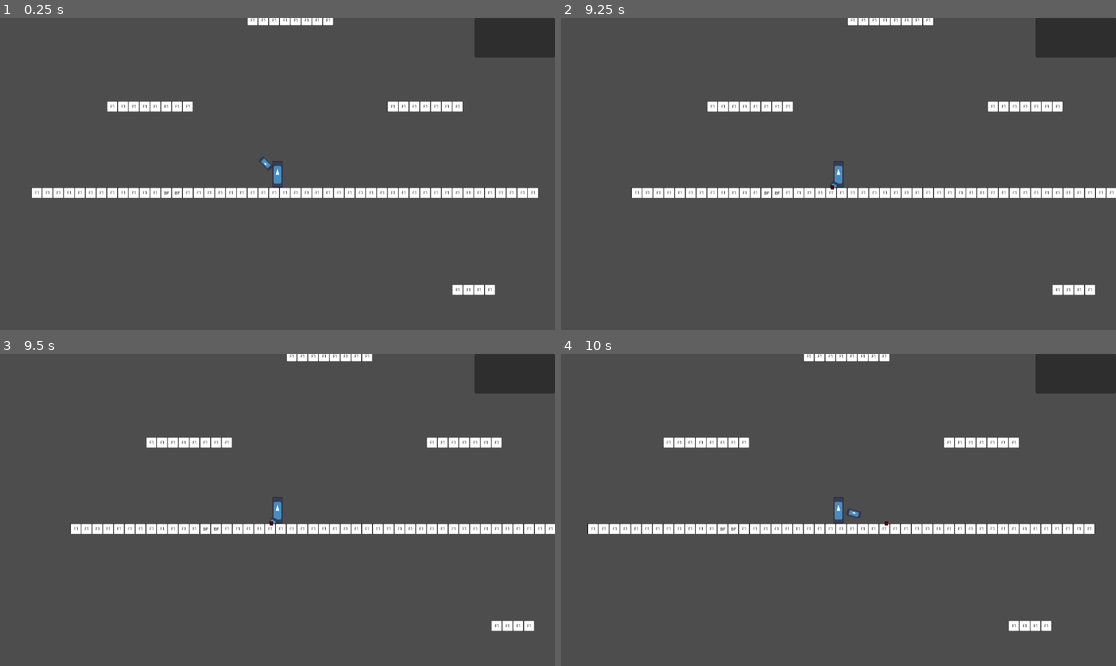
Above: before the commit, frames 1-4 (two rows, left to right).
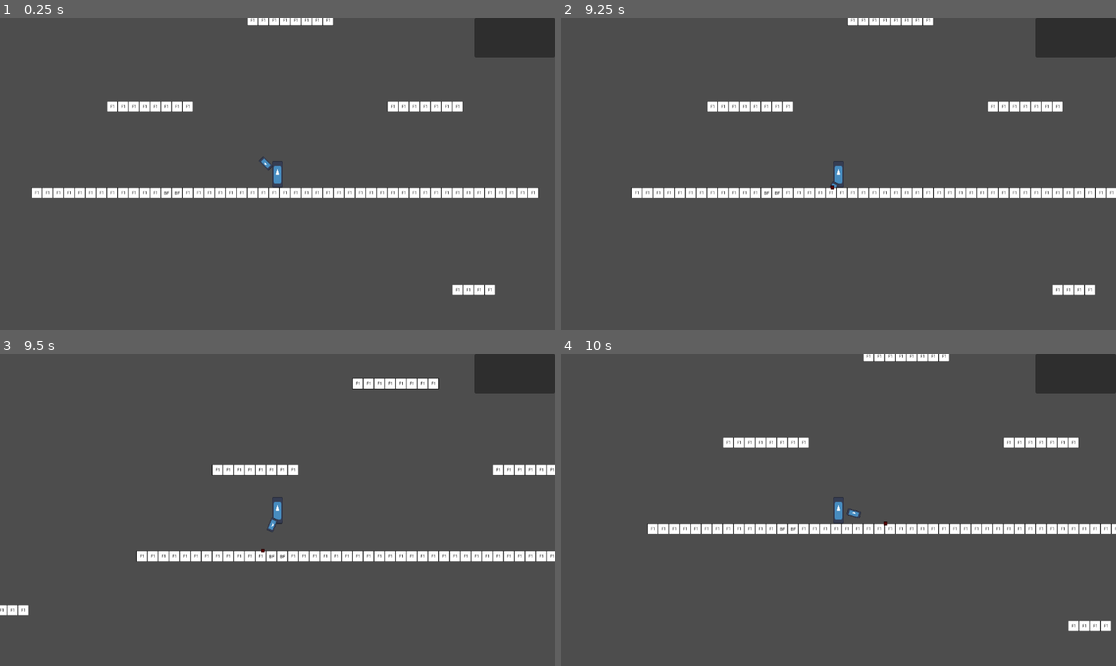
Above: after the commit, the same moments.

Repository: Juanxpeke/GD-Pirate
Game: Godot game, scene res://Core/Map/Scenes/BasicSuite.tscn
Two runs of this game, one before a commit and one after it. Both use one fixed random seed, a clock stepped at 60 frames per second and the inputs below. The engine's default icon, where the game draws it, is replaced by a stand-in: a white triangle on a blue panel in a dark square.
Inputs (mouse positions are in pixels of both pictures, inside the frame that each line leads up to):
- Up to frame 1 (0.25 s): no input
- Up to frame 2 (9.25 s): tap Enter at 0.5, 2.75, 4.25 s; move the mouse to (960, 158) at 0.52 s; press the mouse at (960, 158) at 0.53 s; tap Space at 1.25, 3.5, 5 s; move the mouse to (727, 189) at 1.27 s; release the mouse at (727, 189) at 1.28 s; click (727, 189) at 1.35 s; move the mouse to (894, 105) at 2.02 s; press the mouse at (894, 105) at 2.03 s; move the mouse to (810, 236) at 2.77 s; release the mouse at (810, 236) at 2.78 s; click (810, 236) at 2.85 s; move the mouse to (1005, 220) at 3.52 s; press the mouse at (1005, 220) at 3.53 s; move the mouse to (672, 127) at 4.27 s; release the mouse at (672, 127) at 4.28 s; click (672, 127) at 4.35 s; move the mouse to (866, 174) at 5.02 s; press the mouse at (866, 174) at 5.03 s; move the mouse to (755, 96) at 5.77 s; release the mouse at (755, 96) at 5.78 s; click (755, 96) at 5.85 s; move the mouse to (960, 158) at 6.52 s; press the mouse at (960, 158) at 6.53 s; move the mouse to (727, 189) at 7.27 s; release the mouse at (727, 189) at 7.28 s; click (727, 189) at 7.35 s; move the mouse to (894, 105) at 8.02 s; press the mouse at (894, 105) at 8.03 s; move the mouse to (810, 236) at 8.77 s; release the mouse at (810, 236) at 8.78 s; click (810, 236) at 8.85 s
- Up to frame 3 (9.5 s): no input
- Up to frame 4 (10 s): move the mouse to (1005, 556) at 9.52 s; press the mouse at (1005, 556) at 9.53 s

Frames 1-2 are identical in both runs. In frame 3, 8.4% of the frame differs, in the area x 0-100%, y 0-89%; in frame 4, 4.0%.

Commit message:
Added basic lag teleporter

Diff:
--- a/Core/Entities/DumbFriend.gd
+++ b/Core/Entities/DumbFriend.gd
@@ -6,12 +6,19 @@
 #endregion Signals
 
 #region Enums
+## TODO
 enum CharacterKey {
+	## TODO
 	NONE,
+	## TODO
 	GO_LEFT,
+	## TODO
 	GO_RIGHT,
+	## TODO
 	JUMP,
+	## TODO
 	STOMP,
+	## TODO
 	CHANGE_WEAPON
 }
 #endregion Enums
@@ -61,7 +68,7 @@
 	},
 	CharacterKey.STOMP : {
 		"name": "S",
-		"weight": 0.0,
+		"weight": 0.2,
 		"min_time": MIN_RANDOM_KEY_TIME,
 		"max_time": MAX_RANDOM_KEY_TIME,
 	}
--- a/Core/Entities/DumbFriend.tscn
+++ b/Core/Entities/DumbFriend.tscn
@@ -1,8 +1,9 @@
-[gd_scene load_steps=6 format=3 uid="uid://t22dmgoo0oxx"]
+[gd_scene load_steps=7 format=3 uid="uid://t22dmgoo0oxx"]
 
 [ext_resource type="Script" path="res://Core/Entities/DumbFriend.gd" id="1_sur7k"]
 [ext_resource type="Texture2D" uid="uid://ctd8u1stx423v" path="res://icon.svg" id="2_820ae"]
 [ext_resource type="PackedScene" uid="uid://c4c2k5w488n1d" path="res://Core/Entities/GrapplingHook.tscn" id="3_jfa0e"]
+[ext_resource type="PackedScene" uid="uid://d3emuubeiw05k" path="res://Core/Entities/LagTeleporter.tscn" id="4_mquyu"]
 
 [sub_resource type="CapsuleShape2D" id="CapsuleShape2D_dnf3o"]
 radius = 16.0
@@ -32,6 +33,11 @@
 character = NodePath("../..")
 pivot = NodePath("..")
 camera = NodePath("../../Camera")
+
+[node name="LagTeleporter" parent="." node_paths=PackedStringArray("character", "character_collision_shape") instance=ExtResource("4_mquyu")]
+enabled = true
+character = NodePath("..")
+character_collision_shape = NodePath("../CollisionShape")
 
 [node name="StompArea" type="Area2D" parent="."]
 unique_name_in_owner = true
--- a/Core/Entities/GrapplingHook.gd
+++ b/Core/Entities/GrapplingHook.gd
@@ -73,7 +73,7 @@
 
 	_default_camera_zoom = camera.zoom
 
-func _physics_process(delta: float) -> void:
+func _physics_process(delta : float) -> void:
 	if holding:
 		_holding_time += delta
 		if _holding_time > MAX_HOLD_TIME:
@@ -129,7 +129,7 @@
 			camera.zoom = lerp(camera.zoom, _default_camera_zoom, zoom_weight)
 
 
-func _input(event: InputEvent) -> void:
+func _input(event : InputEvent) -> void:
 	if event.is_action_pressed("left_click") and _ray_cast.is_colliding() and not holding:
 		var collision_point := _ray_cast.get_collision_point()
 
--- /dev/null
+++ b/Core/Entities/LagTeleporter.gd
@@ -0,0 +1,136 @@
+class_name LagTeleporter
+extends Node2D
+## Docstring
+
+#region Signals
+#endregion Signals
+
+#region Enums
+#endregion Enums
+
+#region Constants
+#endregion Constants
+
+#region Exports Variables
+## TODO
+@export var enabled : bool = false
+## TODO
+@export var character : CharacterBody2D = null
+## TODO
+@export var character_collision_shape : CollisionShape2D = null
+
+@export_group("Recording")
+## TODO
+@export var record_delta_time : float = 0.25
+## TODO
+@export var record_frames_size : int = 16
+## TODO
+@export var disable_record_on_lag_animation : bool = true
+
+@export_group("Lag Animation")
+## TODO
+@export var min_lag_animation_cooldown : float = 1.0
+## TODO
+@export var max_lag_animation_cooldown : float = 6.0
+## TODO
+@export var min_lag_animation_duration : float = 0.0
+## TODO
+@export var max_lag_animation_duration : float = 0.0
+## TODO
+@export var min_teleport_cooldown : float = 0.0
+## TODO
+@export var max_teleport_cooldown : float = 0.0
+#endregion Exports Variables
+
+#region Public Variables
+#endregion Public Variables
+
+#region Private Variables
+var _rng : RandomNumberGenerator = RandomNumberGenerator.new()
+var _lag_animation_duration : float = 0.0
+var _record_buffer : Array[CharacterRecordData] = []
+var _record_enabled : bool = true
+#endregion Private Variables
+
+#region On Ready Variables
+@onready var _record_timer : Timer = %RecordTimer
+@onready var _lag_animation_timer : Timer = %LagAnimationTimer
+@onready var _teleport_timer : Timer = %TeleportTimer
+#endregion On Ready Variables
+
+#region Built-in Virtual Methods
+func _ready() -> void:
+	assert(character)
+	assert(character_collision_shape)
+	assert(record_delta_time < min_lag_animation_cooldown)
+	assert(min_lag_animation_cooldown <= max_lag_animation_cooldown)
+	assert(min_lag_animation_duration <= max_lag_animation_duration)
+	assert(min_teleport_cooldown <= max_teleport_cooldown)
+
+	assert(_teleport_timer.one_shot)
+	assert(not _teleport_timer.autostart)
+
+	assert(not _record_timer.one_shot)
+	# NOTE: Assert _record_timer.autostart manually
+	_record_timer.timeout.connect(_on_record_timer_timeout)
+	_lag_animation_timer.timeout.connect(_on_lag_animation_timer_timeout)
+	_teleport_timer.timeout.connect(_on_teleport_timer_timeout)
+
+	_record_timer.wait_time = record_delta_time
+	_lag_animation_timer.start(_rng.randf_range(min_lag_animation_cooldown, max_lag_animation_cooldown))
+#endregion Built-in Virtual Methods
+
+#region Public Methods
+#endregion Public Methods
+
+#region Private Methods
+#region Callbacks
+func _on_lag_animation_timer_timeout() -> void:
+	assert(not _record_buffer.is_empty())
+
+	if enabled:
+		if disable_record_on_lag_animation:
+			_record_enabled = false
+
+		_lag_animation_duration = _rng.randf_range(min_lag_animation_duration, max_lag_animation_duration)
+
+		_teleport()
+
+func _on_teleport_timer_timeout() -> void:
+	_teleport()
+
+func _on_record_timer_timeout() -> void:
+	if _record_enabled:
+		var character_record_data : CharacterRecordData = CharacterRecordData.new()
+		character_record_data.position = character.global_position
+		character_record_data.velocity = character.velocity
+		_record_buffer.push_front(character_record_data)
+
+		if _record_buffer.size() > record_frames_size:
+			_record_buffer.pop_back()
+#endregion Callbacks
+
+func _teleport() -> void:
+	var random_record_index := _rng.randi_range(0, _record_buffer.size() - 1)
+	character.global_position = _record_buffer[random_record_index].position
+	character.velocity = _record_buffer[random_record_index].velocity
+
+	var time_until_next_teleport := _rng.randf_range(min_teleport_cooldown, max_teleport_cooldown)
+
+	_lag_animation_duration = max(_lag_animation_duration - time_until_next_teleport, 0.0)
+
+	if _lag_animation_duration > 0.0:
+		_teleport_timer.start(time_until_next_teleport)
+	else:
+		if disable_record_on_lag_animation:
+			_record_buffer.clear()
+			_record_enabled = true
+		_lag_animation_timer.start(_rng.randf_range(min_lag_animation_cooldown, max_lag_animation_cooldown))
+
+#endregion Private Methods
+
+#region Inner Classes
+class CharacterRecordData:
+	var position : Vector2
+	var velocity : Vector2
+#endregion Inner Classes
--- /dev/null
+++ b/Core/Entities/LagTeleporter.tscn
@@ -0,0 +1,17 @@
+[gd_scene load_steps=2 format=3 uid="uid://d3emuubeiw05k"]
+
+[ext_resource type="Script" path="res://Core/Entities/LagTeleporter.gd" id="1_6ta0j"]
+
+[node name="LagTeleporter" type="Node2D"]
+script = ExtResource("1_6ta0j")
+
+[node name="LagAnimationTimer" type="Timer" parent="."]
+unique_name_in_owner = true
+
+[node name="TeleportTimer" type="Timer" parent="."]
+unique_name_in_owner = true
+one_shot = true
+
+[node name="RecordTimer" type="Timer" parent="."]
+unique_name_in_owner = true
+autostart = true
